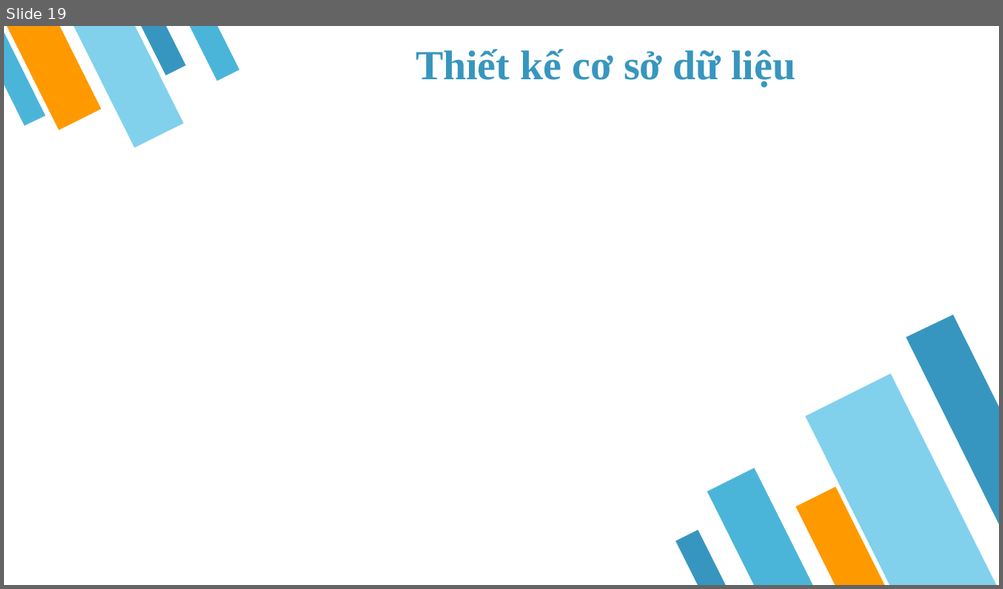
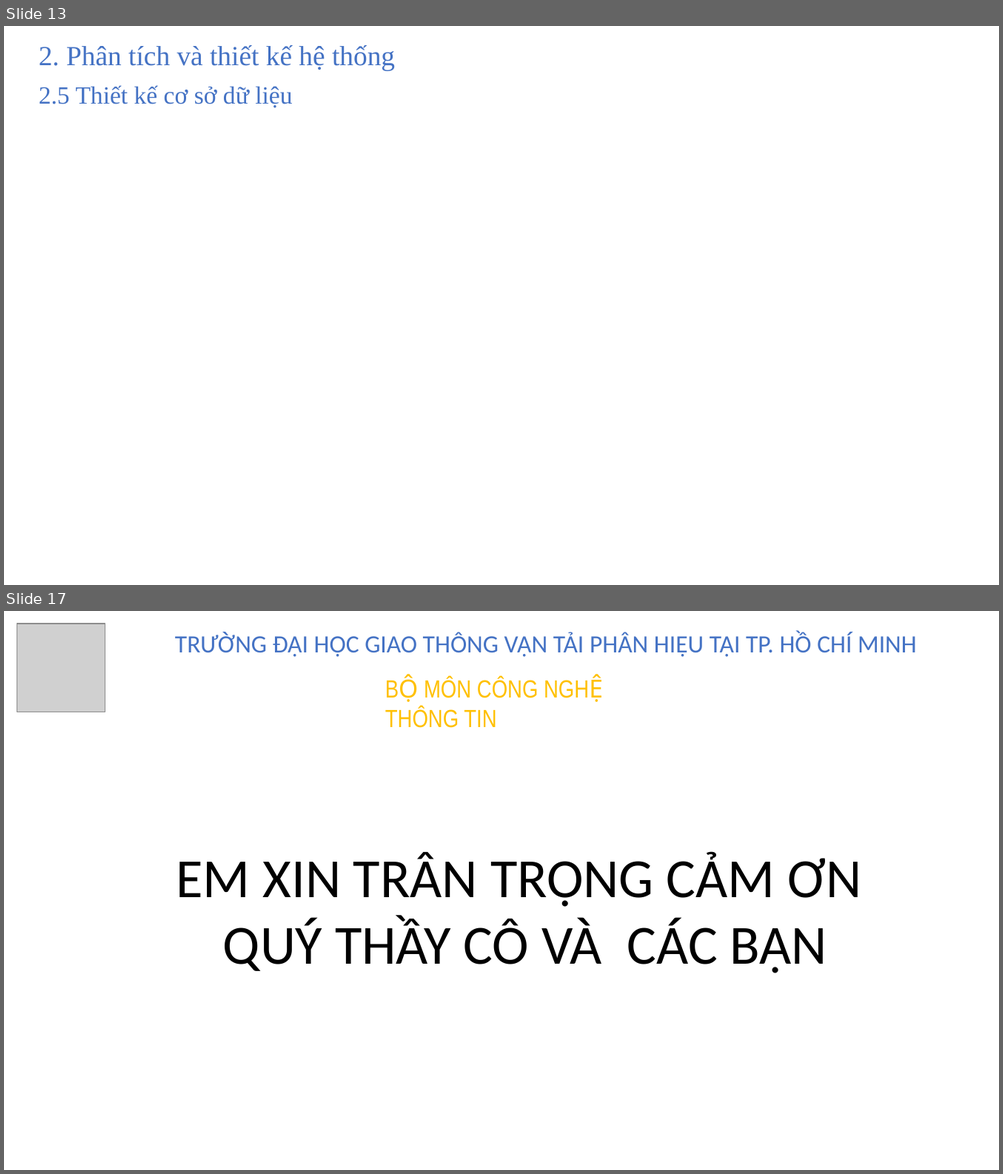
Before and after one commit to PTH-IT/DATN, a slide deck: Baocao/doan.pptx. Shown one above the other, each under a label of ours: slide 19 before the commit, slides 13 and 17 after it; the slides between them are not shown. The pictures are 1003x589 and 1003x1174 pixels, drawn with LibreOffice and Linux fonts; fonts in the diff are those of the drawing; grey boxes stand for pictures; background and template pictures are left out. Boxes give left, top, right and bottom in pixels: in the first picture for what was removed or moved away, otherwise in the second. Text is boxed around its words. In the diff, an @@ line names an element or a change of style, - is before the commit and + after.

```diff
--- a/Baocao/doan.pptx
+++ b/Baocao/doan.pptx
@@ slide 17 added at (4, 611, 999, 1170), background #FFFFFF @@
@@ picture added at (17, 624, 105, 712) @@
@@ text added at (175, 632, 916, 657), 18 pt, text #4472C4 @@
+TRƯỜNG ĐẠI HỌC GIAO THÔNG VẬN TẢI PHÂN HIỆU TẠI TP. HỒ CHÍ MINH
@@ text added at (385, 677, 538, 728), 18 pt, text #FFC000 @@
+BỘ MÔN CÔNG NGHỆ THÔNG TIN
@@ text added at (176, 851, 861, 974), 40 pt, text #000000 @@
+EM XIN TRÂN TRỌNG CẢM ƠN QUÝ THẦY CÔ VÀ CÁC BẠN
@@ what was slide 19 is now slide 13 @@
@@ slide 13 changed as well @@
@@ group removed at (4, 26, 239, 147): 4 flow chart manual inputs, 1 freeform shape @@
@@ text added at (39, 45, 395, 70), 20 pt, text #4472C4 @@
+2. Phân tích và thiết kế hệ thống
@@ text at (39, 85, 292, 108): text changed; size 30 to 18 pt; text colour #3796BF to #4472C4; bold off @@
-Thiết kế cơ sở dữ liệu
+2.5 Thiết kế cơ sở dữ liệu
@@ group removed at (676, 315, 999, 585): 4 flow chart manual inputs, 1 freeform shape @@
```
Also in this commit, not shown: 8 other slides changed, 7 other slides added, 13 slides removed.
